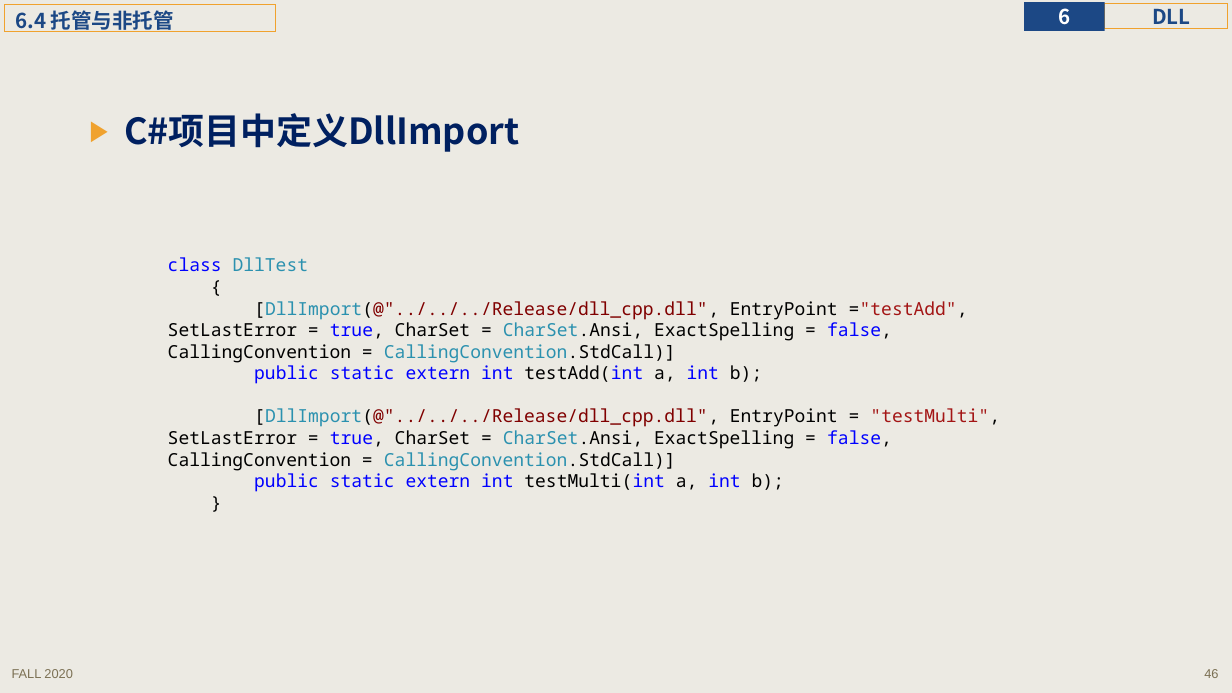
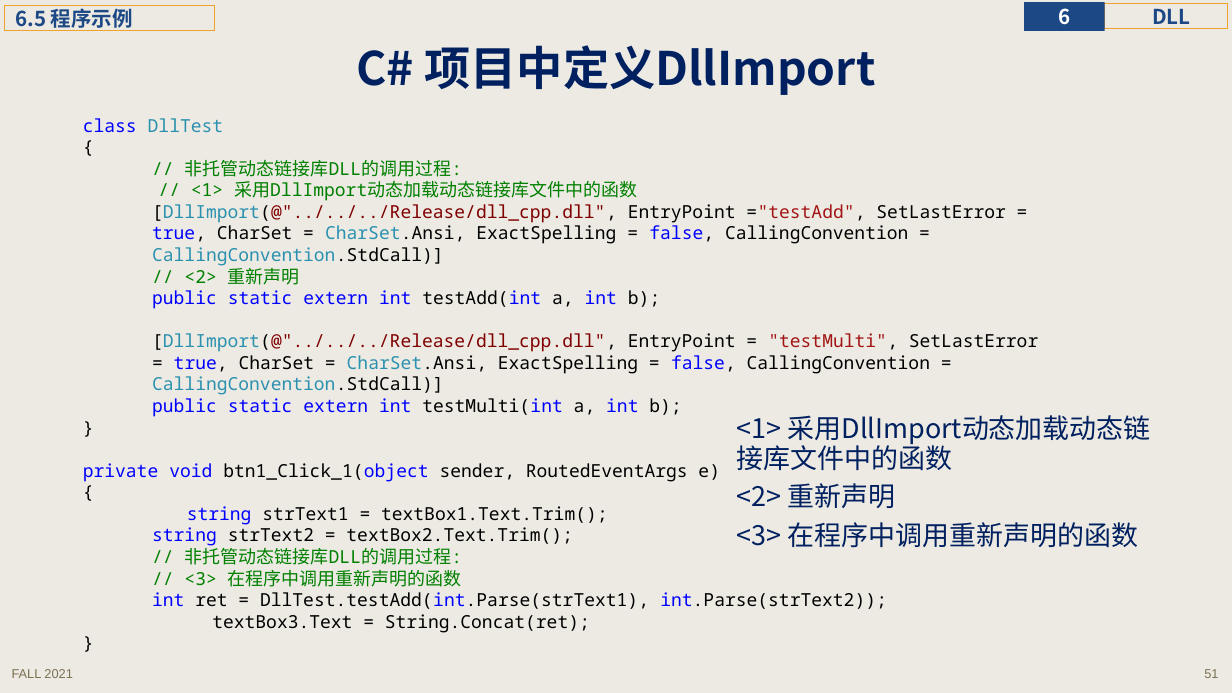
Before and after one commit to principleWindows/win-principle-2021, a slide deck: slide 51 of slides/instruction/principleWindows_6.pptx (slide 46 before the commit). Drawn at 1232x693 pixels with LibreOffice and Linux fonts; fonts in the diff are those of the drawing. Boxes give left, top, right and bottom in pixels: in the first picture for what was removed or moved away, otherwise in the second. Text is boxed around its words. In the diff, an @@ line names an element or a change of style, - is before the commit and + after.

```diff
--- a/slides/instruction/principleWindows_6.pptx
+++ b/slides/instruction/principleWindows_6.pptx
@@ rectangle removed at (x1=5, y1=5, x2=275, y2=32) @@
-6.4 托管与非托管
@@ rectangle added at (x1=5, y1=6, x2=214, y2=30), outline #F0A22E 0.75 pt, 16 pt, text #1C4885, bold @@
+6.5 程序示例
@@ title "C# 项目中定义DllImport" at (x1=356, y1=45, x2=875, y2=95): vertical alignment top to middle @@
@@ title at (x1=356, y1=45, x2=875, y2=95): text changed; size 28 to 36 pt @@
-▶ C#项目中定义DllImport
+C# 项目中定义DllImport
@@ text "class DllTest" moved from (x1=168, y1=257, x2=1000, y2=492) to (x1=83, y1=118, x2=1038, y2=633) @@
@@ text at (x1=185, y1=160, x2=637, y2=201): paragraphs added @@
+// 非托管动态链接库DLL的调用过程:
+// <1> 采用DllImport动态加载动态链接库文件中的函数
@@ text at (x1=152, y1=204, x2=1038, y2=417): list level 1 to 3 in "[DllImport(@"../../../Release/dll_cpp.dll", EntryPoint ="tes ..."; list level 1 to 3 in "public static extern int testAdd(int ..."; list level 1 to 3 in "[DllImport(@"../../../Release/dll_cpp.dll", EntryPoint = "te ..."; list level 1 to 3 in "public static extern int testMulti(int ..." @@
@@ text at (x1=184, y1=268, x2=300, y2=285): paragraph added @@
+    // <2> 重新声明
@@ text added at (x1=737, y1=415, x2=1151, y2=548), 21 pt, text #002060 @@
+<1> 采用DllImport动态加载动态链接库文件中的函数
+<2> 重新声明
+<3> 在程序中调用重新声明的函数
@@ text at (x1=83, y1=463, x2=887, y2=633): paragraphs added @@
+private void btn1_Click_1(object sender, RoutedEventArgs e)
+{
+  string strText1 = textBox1.Text.Trim();
+string strText2 = textBox2.Text.Trim();
+    // 非托管动态链接库DLL的调用过程:
+    // <3> 在程序中调用重新声明的函数
+    int ret = DllTest.testAdd(int.Parse(strText1), int.Parse(strText2));
+textBox3.Text = String.Concat(ret);
+}
@@ text at (x1=12, y1=669, x2=72, y2=678): text changed @@
-FALL 2020
+FALL 2021
@@ page number at (x1=1204, y1=669, x2=1218, y2=678): text changed @@
-46
+51
```
Also in this commit, not shown: 47 other slides changed, 6 slides added, 21 other files.
